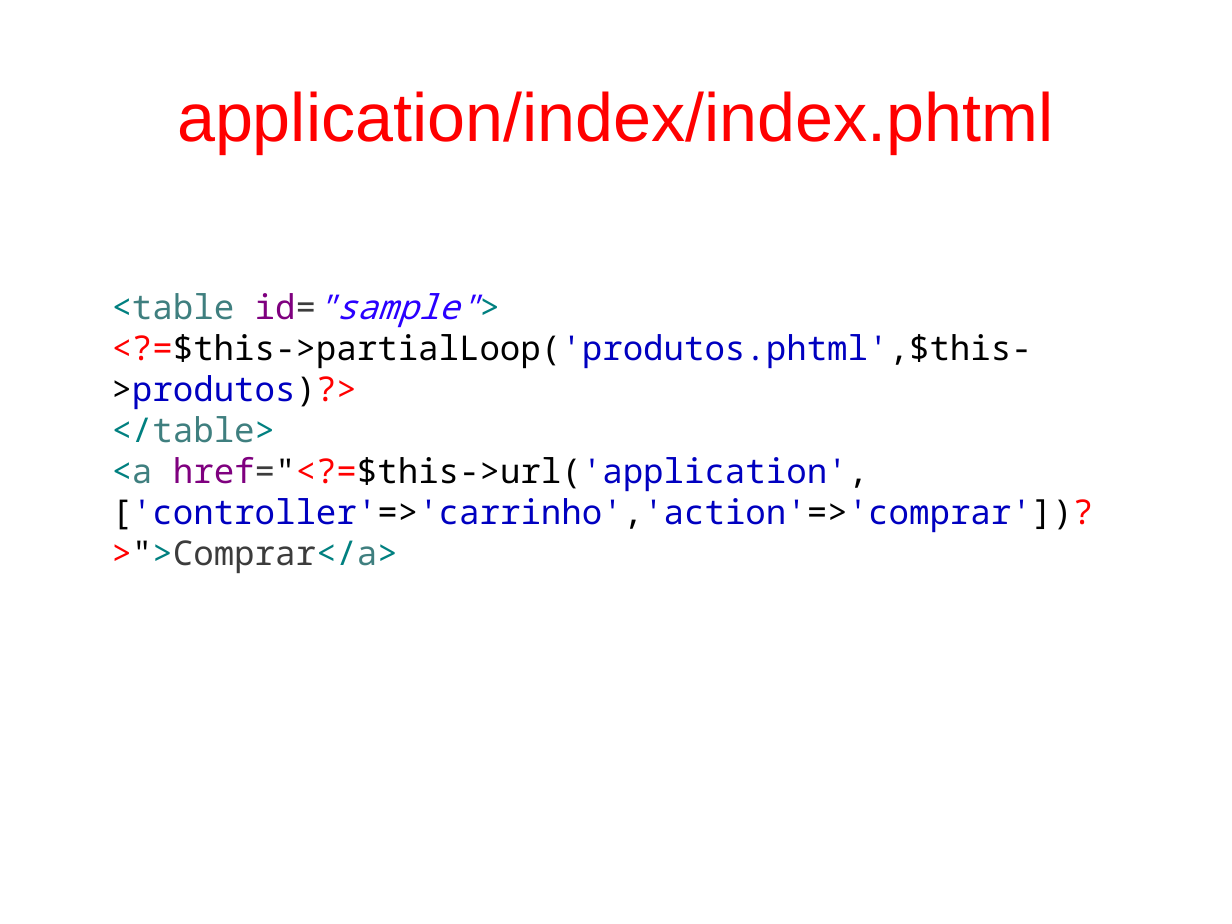
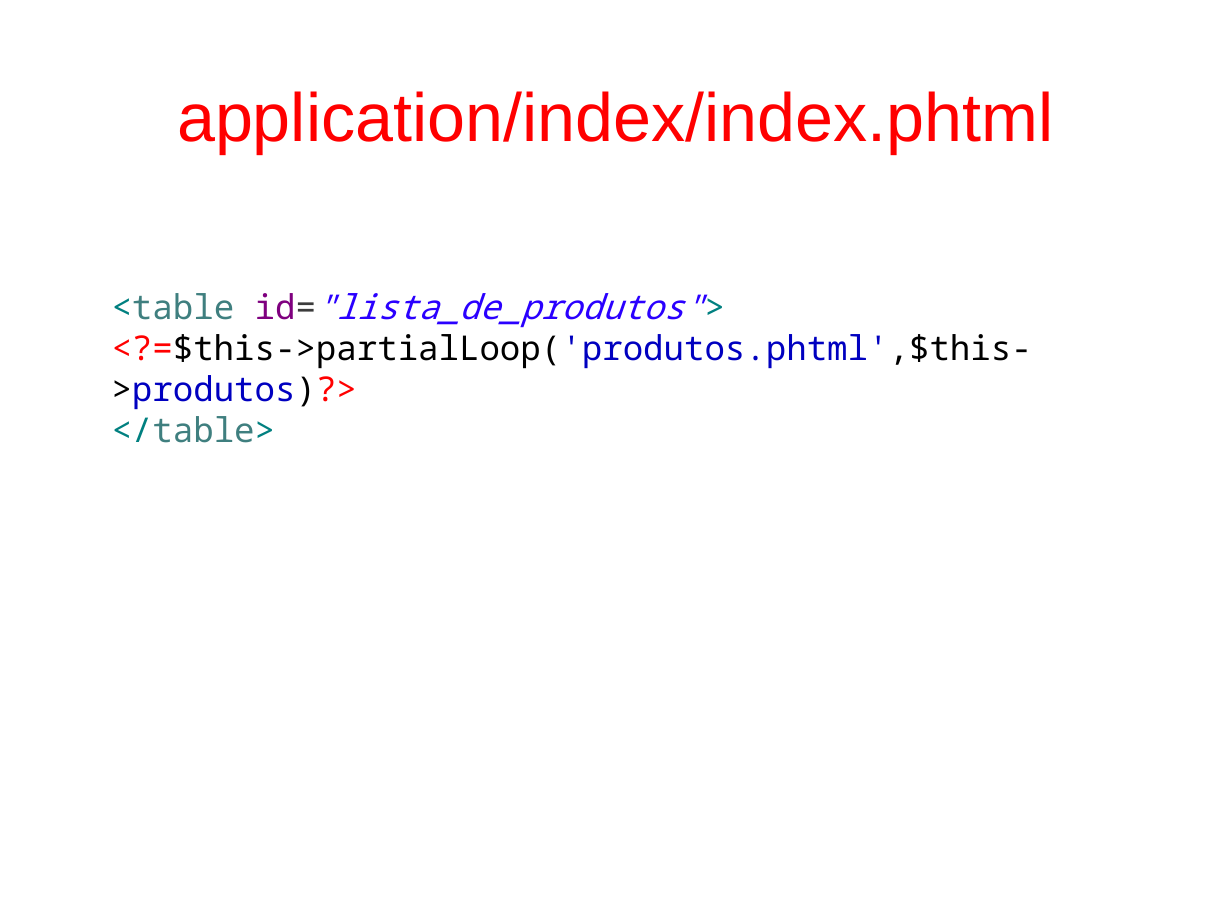
Before and after one commit to fgsl/lojasacme, a slide deck: slide 60 of docs/tutorial.odp (slide 59 before the commit). Drawn at 1232x924 pixels with LibreOffice and Linux fonts; fonts in the diff are those of the drawing. Boxes give left, top, right and bottom in pixels: in the first picture for what was removed or moved away, otherwise in the second. Text is boxed around its words. In the diff, an @@ line names an element or a change of style, - is before the commit and + after.

```diff
--- a/docs/tutorial.odp
+++ b/docs/tutorial.odp
@@ text at (x1=112, y1=293, x2=704, y2=328): text changed; italic on @@
-<table id="sample">
+<table id="lista_de_produtos">
@@ text at (x1=112, y1=457, x2=1094, y2=573): paragraph removed @@
-<a href="<?=$this->url('application',['controller'=>'carrinho','action'=>'comprar'])?>">Comprar</a>
```
Also in this commit, not shown: 9 other slides changed, 3 slides added, 2 slides removed, 4 other files.
